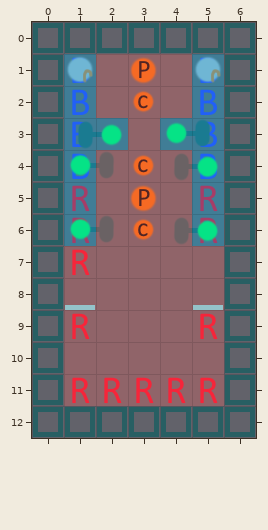
One commit to this Tiled map: plans/level-design/level_ideas/2-9.tmx. The picture above is the old version.
Cells are 32x32 px. Shown: x 0..6, y 0..12.
After the commit:
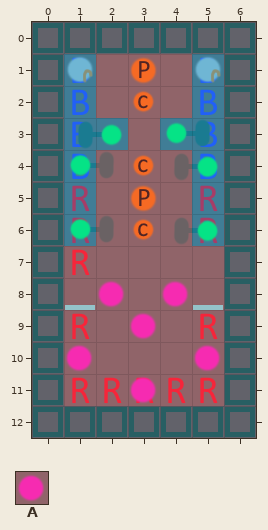
Key: from "rough sprites for level design": A 6.
_ is an empty cell.
See-through tiles are keyed as they look on the map.
The edit:
Layer "Unmoveable/people":
There is now tile A in row 8 at x 2 and 4; in row 9 at x 3; in row 10 at x 1 and 5; in row 11 at x 3.
